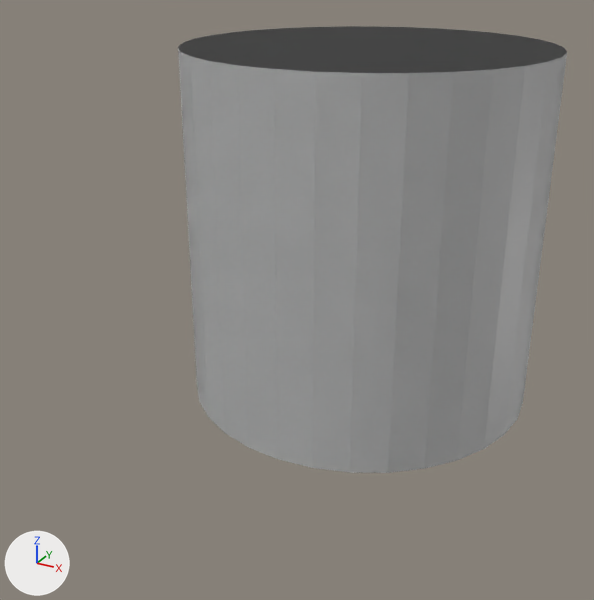
What one commit did to the Blender file BlenderPlugin/Blender_Script/必装/addons/操作模式/饼菜单/源文件/饼菜单.blend.
Camera for both pictures: a 50 mm lens placed at (1.85, -4.15, 1.51), pointed at (-0.12, -0.57, -0.27). The lights are fixed; the arrows at lower left show +X, +Y and +Z. The first picture is the older version.
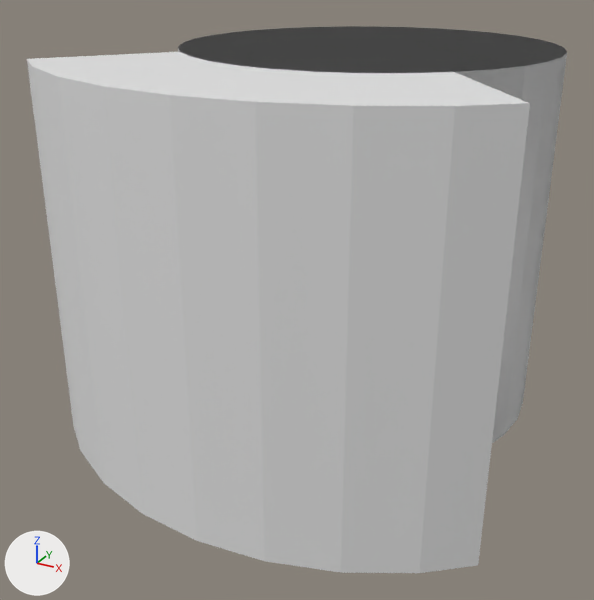
Boxes (x1, y1, x2, y2) around the edits, measured in the pictures (594 x 600 px):
'Cylinder', reshaped (39% wider, 23% taller)
    before: (178, 26, 567, 472)
    after: (27, 26, 567, 573)
part 1 of me_cylinder_007, built on
    before: (210, 61, 362, 472)
    after: (27, 52, 530, 573)
'Cylinder.001', unchanged, covered by the edit
    before: (178, 55, 493, 473)

The change, as a diff of the scene's bpy script:
```diff
--- a/BlenderPlugin/Blender_Script/必装/addons/操作模式/饼菜单/源文件/饼菜单.blend.py
+++ b/BlenderPlugin/Blender_Script/必装/addons/操作模式/饼菜单/源文件/饼菜单.blend.py
@@ me_cylinder_007 @@
 # used by ob_cylinder; location = (0.0, 0.0, 0.0)
-me_cylinder_007.from_pydata(...)  # 256 vertices, 136 faces; spans x -1.0..1.0, y -1.0..1.0, z -1.0..1.0
+me_cylinder_007.from_pydata(...)  # 274 vertices, 154 faces; spans x -1.17..1.17, y -1.74..1.0, z -1.0..1.0
+# me_cylinder_007 part 1
+# 8 faces are deleted
+# 9 vertices are added at x -1.17..1.17, y -1.74..-1.27, z -1.0
+# 9 new vertices lie (0.0, 0.0, 2.0) away from vertices in x -1.17..1.17, y -1.74..-1.27, z -1.0
+# 26 new faces join them
```
